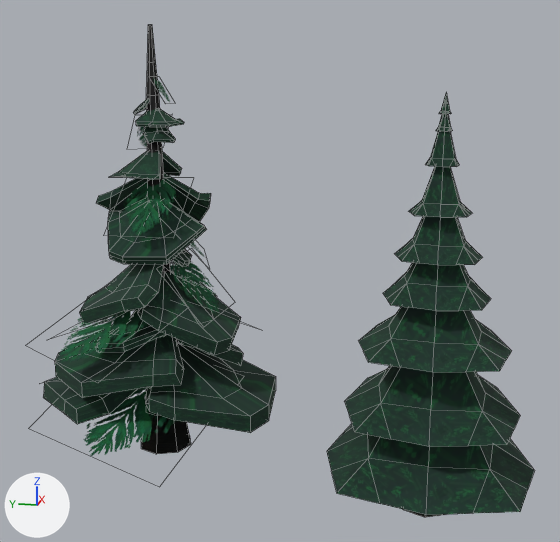
One commit to the Blender file LowPoly_Asset_Blend/C_Tree_tall.blend: the scene before it, then after it.
Camera for both pictures: a 50 mm lens placed at (-18.11, 0.14, 9.97), pointed at (1.07, 3.98, 5.17). Arrows for +X, +Y and +Z are at lower left; the lights stay in place. Mesh edges are drawn as thin lines.

Before the edit, the objects in view are built like this:
```python
me_cube = bpy.data.meshes.new('Cube')
me_cube.from_pydata(...)  # 251 vertices, 240 faces; spans x -6.1..6.1, y -6.1..6.1, z -0.9..23.3
# faces by material slot: [24, 216]
me_cube.materials.append(mat_dark_bark_001)
me_cube.materials.append(mat_pine_leaf_whole_001)  # picture img_pine_leaf_texture_whole_2048_png_001
me_cube_003 = bpy.data.meshes.new('Cube.003')
me_cube_003.from_pydata(...)  # 722 vertices, 655 faces; spans x -7.9..7.5, y -7.0..8.0, z -1.2..24.0
# faces by material slot: [48, 595, 12]
me_cube_003.materials.append(mat_dark_bark_002)
me_cube_003.materials.append(mat_pine_leaf_whole_002)  # picture img_pine_leaf_texture_whole_2048_png_002
me_cube_003.materials.append(mat_pine_leaf_trans_002)  # picture img_pine_leaf_texture_trans_2048_png_002
ob_cube = bpy.data.objects.new('Cube', me_cube)
ob_cube.location = (0.0, 0.0, 0.0)
ob_cube.scale = (0.417, 0.417, 0.417)
ob_cube_002 = bpy.data.objects.new('Cube.002', me_cube_003)
ob_cube_002.location = (1.31, 7.36, 0.43)
ob_cube_002.scale = (0.455, 0.455, 0.455)
_m = ob_cube_002.modifiers.new('Weld', 'WELD')
```
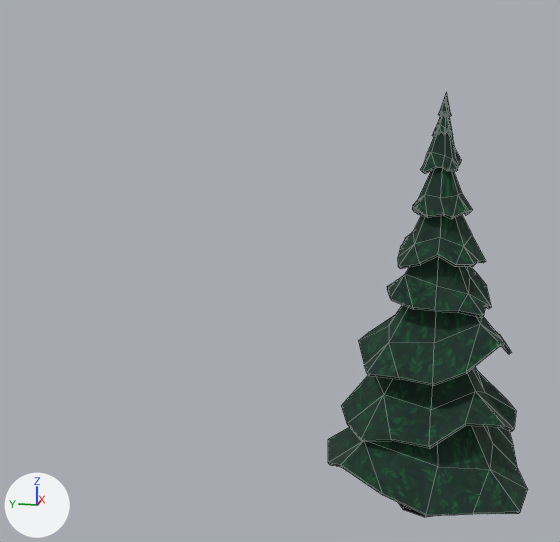
Commit message: created variance in trees

Pixel boxes (x1, y1, x2, y2) of what changed, in the pictures (560 x 542 px; the box of a moved part takes in the faces that stretch with it):
'Cube', reshaped, modifiers changed: before (327, 93, 534, 517); after (328, 93, 528, 517)
'Cube.002', hidden: before (43, 24, 276, 456)
part 1 of me_cube, moved or reshaped: before (327, 96, 534, 515); after (328, 96, 528, 516)

The change, as a diff of the scene's bpy script:
```diff
--- a/LowPoly_Asset_Blend/C_Tree_tall.blend.py
+++ b/LowPoly_Asset_Blend/C_Tree_tall.blend.py
@@ me_cube @@
 # used by ob_cube; location = (0.0, 0.0, 0.0); scale = (0.417, 0.417, 0.417)
-me_cube.from_pydata(...)  # 251 vertices, 240 faces; spans x -6.1..6.1, y -6.1..6.1, z -0.9..23.3
+me_cube.from_pydata(...)  # 251 vertices, 240 faces; spans x -6.1..6.1, y -5.5..6.1, z -0.9..23.3
+# me_cube part 1: 124 of 251 vertices moved; they spanned x -5.5..5.5, y -6.1..6.1, z 1.8..22.3 and now span x -5.7..5.3, y -5.1..6.1, z 1.5..22.4; mean shift (0.0, 0.0, 0.2); largest move (-4.9, 4.9, 1.8) -> (-4.9, 4.7, 3.5)
 me_cube.materials.append(mat_dark_bark_001)
@@ ob_cube_002 @@
 _m = ob_cube_002.modifiers.new('Weld', 'WELD')
+ob_cube_002.hide_set(True)
@@ ob_cube @@
 ob_cube.scale = (0.417, 0.417, 0.417)
+_m = ob_cube.modifiers.new('Solidify', 'SOLIDIFY')
+_m.thickness = 0.2
```
